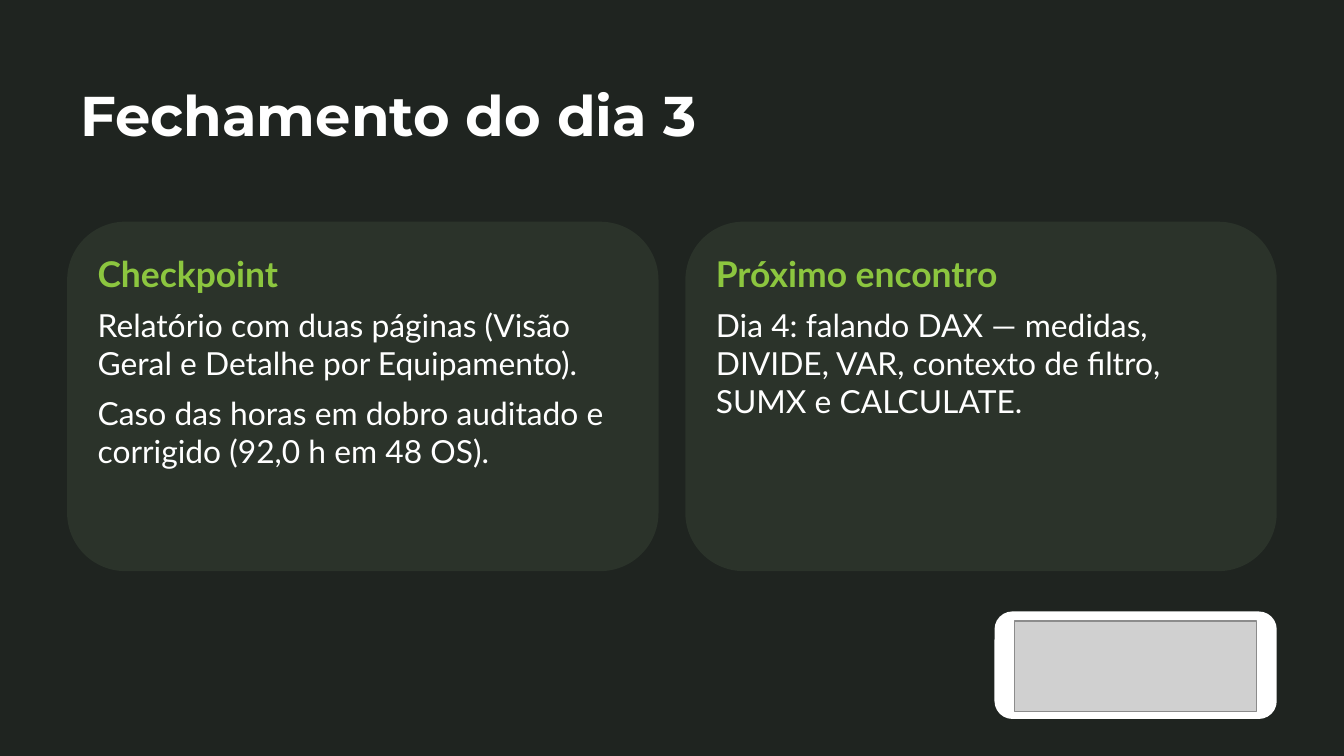
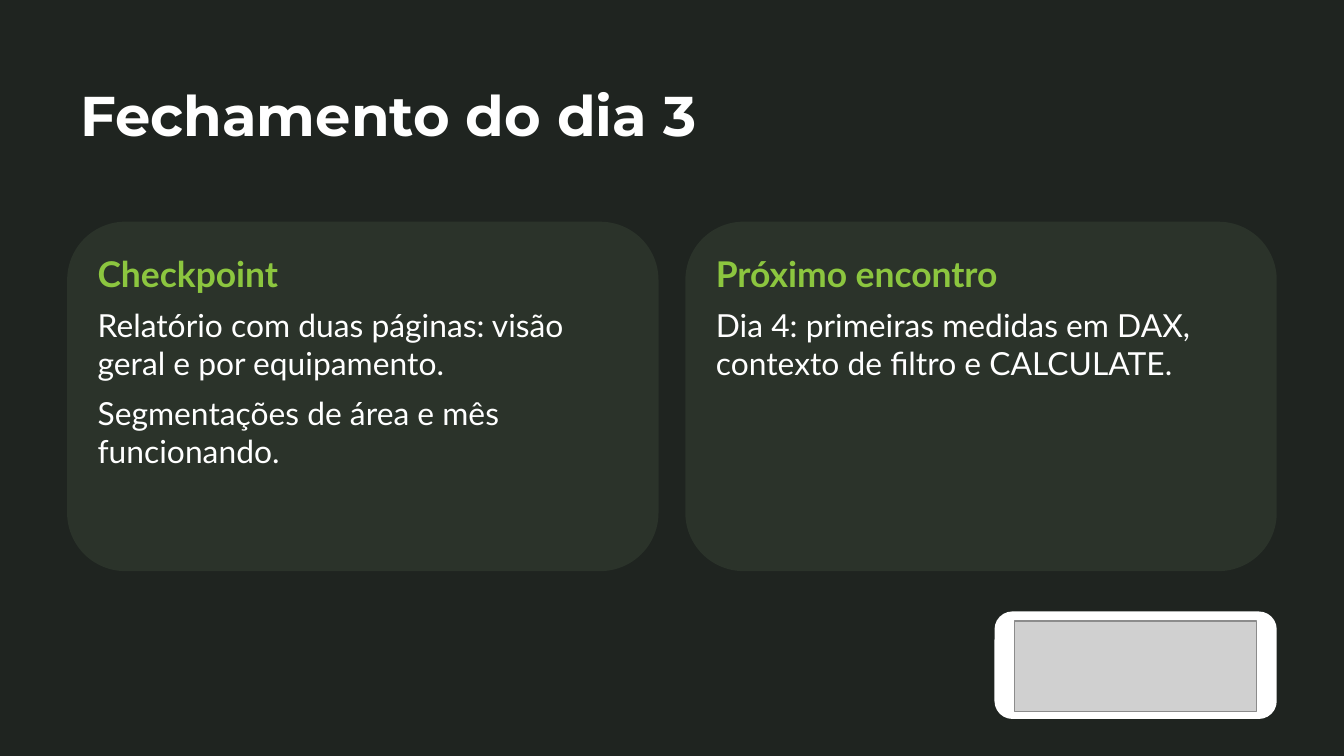
Before and after one commit to IsraelMdc/Curso_PowerBI_Dax, a slide deck: slide 26 of Aulas/Power BI e DAX para Manutenção — Dia 3 · O painel que responde perguntas.pptx (slide 35 before the commit). Drawn at 1344x756 pixels with LibreOffice and Linux fonts; fonts in the diff are those of the drawing; grey boxes stand for pictures. Boxes give left, top, right and bottom in pixels: in the first picture for what was removed or moved away, otherwise in the second. Text is boxed around its words. In the diff, an @@ line names an element or a change of style, - is before the commit and + after.

```diff
--- a/Aulas/Power BI e DAX para Manutenção — Dia 3 · O painel que responde perguntas.pptx
+++ b/Aulas/Power BI e DAX para Manutenção — Dia 3 · O painel que responde perguntas.pptx
@@ text in rounded rectangle at box(98, 313, 564, 464): text changed @@
-Relatório com duas páginas (Visão Geral e Detalhe por Equipamento).
-Caso das horas em dobro auditado e corrigido (92,0 h em 48 OS).
+Relatório com duas páginas: visão geral e por equipamento.
+Segmentações de área e mês funcionando.
@@ text in rounded rectangle at box(716, 313, 1190, 376): text changed @@
-Dia 4: falando DAX — medidas, DIVIDE, VAR, contexto de filtro, SUMX e CALCULATE.
+Dia 4: primeiras medidas em DAX, contexto de filtro e CALCULATE.
```
Also in this commit, not shown: 24 other slides changed, 1 slide added, 10 slides removed, 4 other files.
